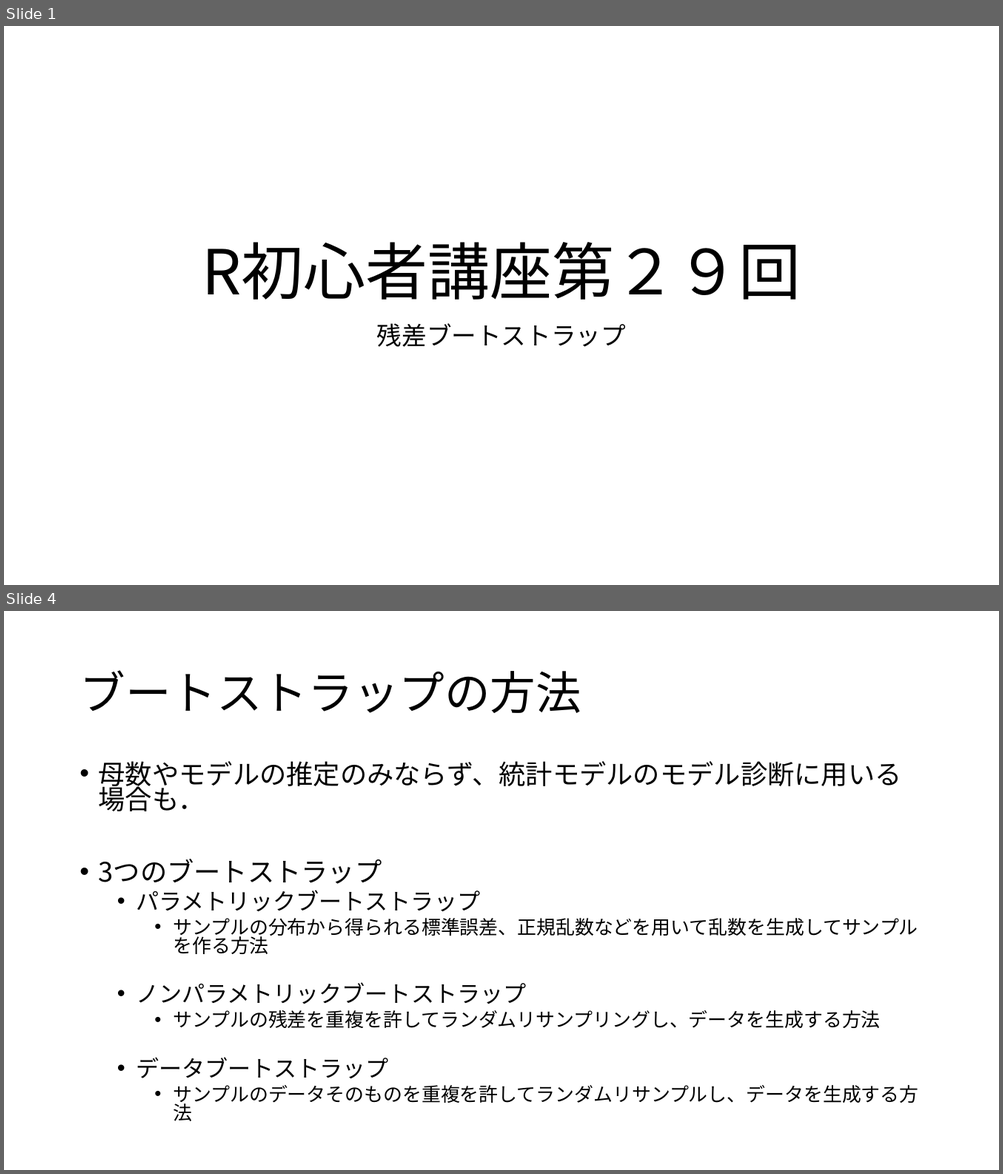
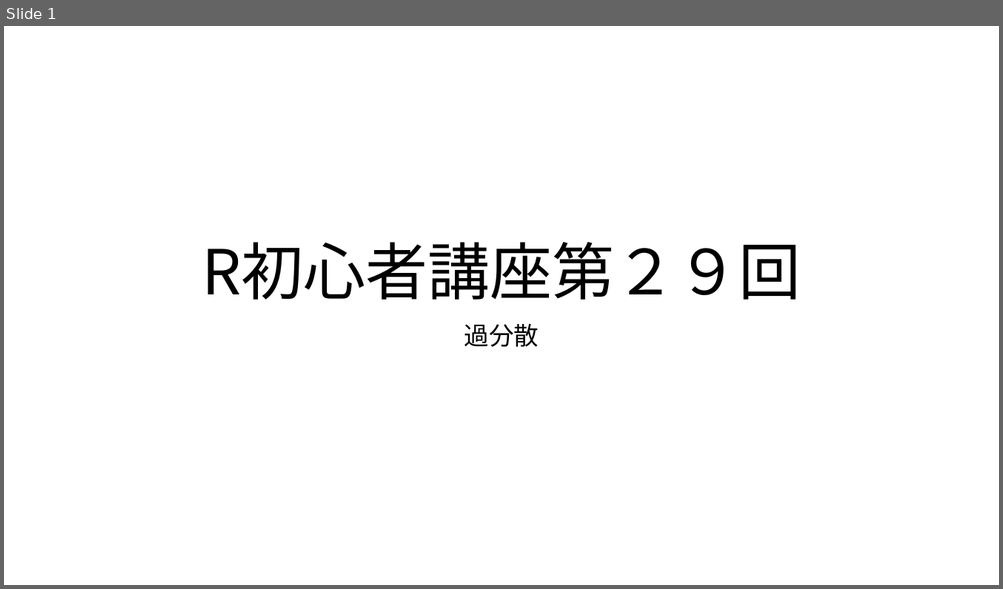
Before and after one commit to KoHMB/Shigen_kensyu_FRA, a slide deck: R/スライド/第29回.pptx. Shown one above the other, each under a label of ours: slides 1 and 4 before the commit, slide 1 after it; the slides between them are not shown. The pictures are 1003x1174 and 1003x589 pixels, drawn with LibreOffice and Linux fonts; fonts in the diff are those of the drawing. Boxes give left, top, right and bottom in pixels: in the first picture for what was removed or moved away, otherwise in the second. Text is boxed around its words. In the diff, an @@ line names an element or a change of style, - is before the commit and + after.

```diff
--- a/R/スライド/第29回.pptx
+++ b/R/スライド/第29回.pptx
@@ slide 4 removed at (4, 611, 999, 1170), background #FFFFFF @@
@@ title removed at (79, 670, 581, 713) @@
-ブートストラップの方法
@@ text removed at (99, 761, 918, 1122) @@
-• 母数やモデルの推定のみならず、統計モデルのモデル診断に用いる場合も．
-• 3つのブートストラップ
-  • パラメトリックブートストラップ
-    • サンプルの分布から得られる標準誤差、正規乱数などを用いて乱数を生成してサンプルを作る方法
-  • ノンパラメトリックブートストラップ
-    • サンプルの残差を重複を許してランダムリサンプリングし、データを生成する方法
-  • データブートストラップ
-    • サンプルのデータそのものを重複を許してランダムリサンプルし、データを生成する方法
@@ slide 1 changed as well @@
@@ subtitle at (464, 324, 539, 347): text changed @@
-残差ブートストラップ
+過分散
```
Also in this commit, not shown: 1 other slide changed, 5 slides added, 3 other slides removed, 21 other files.
